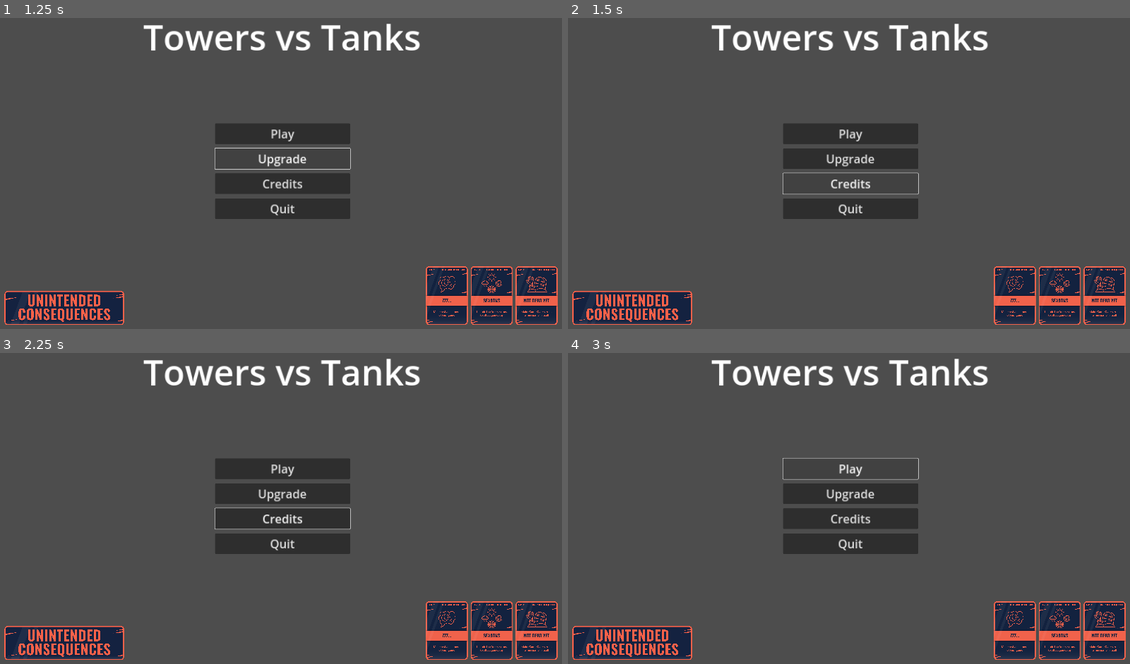
Above: before the commit, frames 1-4 (two rows, left to right).
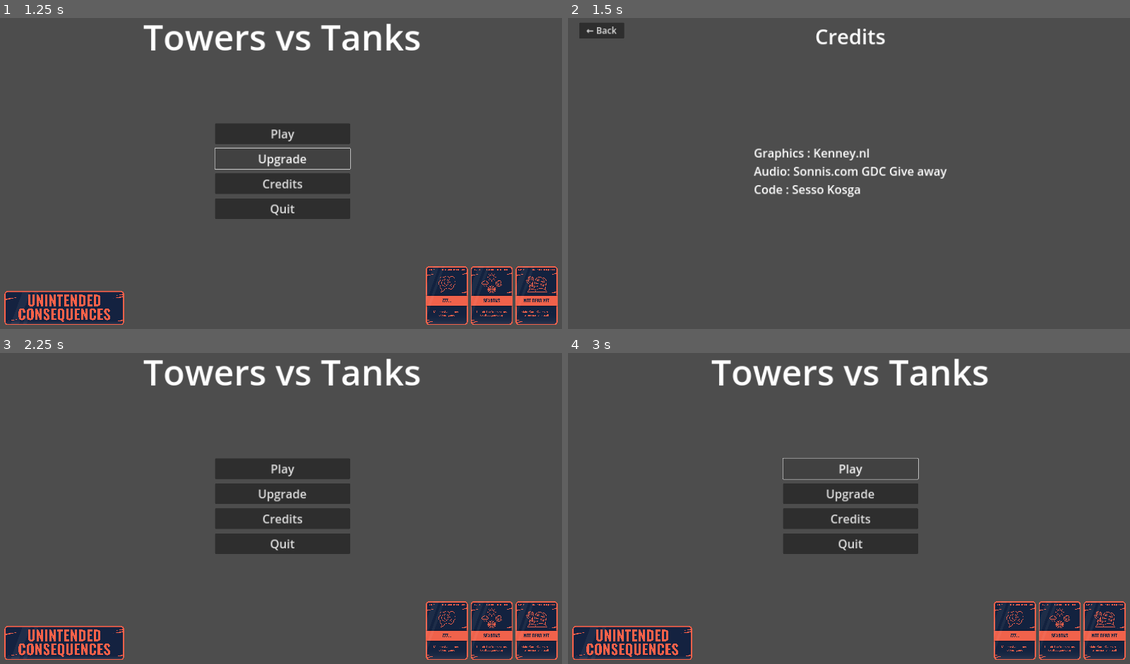
Above: after the commit, the same moments.

Repository: sessokosga/Towers-vs-Tanks
Game: Godot game, scene res://ui/home.tscn
Same seed, same stepped clock (60 frames per second), same inputs: the game is played once before the commit and once after it.
Inputs (mouse positions are in pixels of both pictures, inside the frame that each line leads up to):
- Up to frame 1 (1.25 s): click "Upgrade" at 0.5 s
- Up to frame 2 (1.5 s): click "Credits" at 1.25 s
- Up to frame 3 (2.25 s): click (33, 365) at 2 s, where only the run after the commit has a clickable "← Back"
- Up to frame 4 (3 s): click "Play" at 2.75 s

Frame 1 is identical in both runs. In frame 2, 14% of the frame differs, in the area x 0-100%, y 1-99%; in frame 3, 0.1%; in frame 4, nothing differs.

Commit message:
feat (ui): Added a loading screen

Diff:
--- /dev/null
+++ b/autoloads/top_ui.gd
@@ -0,0 +1,28 @@
+extends CanvasLayer
+
+@onready var loading_screen : Control = $"%LoadingScreen"
+@onready var back_btn : Button = $"%BackBtn"
+
+func show_loading_screen()->void:
+	back_btn.hide()
+	loading_screen.show()
+
+func hide_loading_screen()->void:
+	loading_screen.hide()
+
+func show_back_button()->void:
+	back_btn.show()
+
+func hide_back_button()->void:
+	back_btn.hide()
+
+func connect_to_back_button(callback:Callable)->void:
+	back_btn.pressed.connect(callback)
+
+func hide_all()->void:
+	loading_screen.hide()
+	back_btn.hide()
+
+# Called when the node enters the scene tree for the first time.
+func _ready() -> void:
+	hide_all()
--- /dev/null
+++ b/autoloads/top_ui.tscn
@@ -0,0 +1,42 @@
+[gd_scene load_steps=2 format=3 uid="uid://l8ghffm4ffln"]
+
+[ext_resource type="Script" path="res://autoloads/top_ui.gd" id="1_v56d1"]
+
+[node name="TopUI" type="CanvasLayer"]
+script = ExtResource("1_v56d1")
+
+[node name="LoadingScreen" type="Control" parent="."]
+unique_name_in_owner = true
+layout_mode = 3
+anchors_preset = 15
+anchor_right = 1.0
+anchor_bottom = 1.0
+grow_horizontal = 2
+grow_vertical = 2
+
+[node name="ColorRect" type="ColorRect" parent="LoadingScreen"]
+layout_mode = 1
+anchors_preset = 15
+anchor_right = 1.0
+anchor_bottom = 1.0
+grow_horizontal = 2
+grow_vertical = 2
+color = Color(0.162066, 0.162066, 0.162066, 1)
+
+[node name="Label" type="Label" parent="LoadingScreen"]
+layout_mode = 0
+offset_left = 106.0
+offset_top = 925.0
+offset_right = 292.0
+offset_bottom = 980.0
+theme_override_font_sizes/font_size = 40
+text = "Loading..."
+
+[node name="BackBtn" type="Button" parent="."]
+unique_name_in_owner = true
+offset_left = 38.0
+offset_top = 35.0
+offset_right = 191.0
+offset_bottom = 89.0
+theme_override_font_sizes/font_size = 30
+text = "← Back"
--- a/project.godot
+++ b/project.godot
@@ -16,6 +16,10 @@
 boot_splash/image="res://assets/GWJ-Full-Logo-tag-4k.png"
 config/icon="res://icon.svg"
 
+[autoload]
+
+TopUI="*res://autoloads/top_ui.tscn"
+
 [display]
 
 window/size/viewport_width=1920
--- /dev/null
+++ b/ui/credits.gd
@@ -0,0 +1,18 @@
+class_name Credits extends Control
+
+
+# Called when the node enters the scene tree for the first time.
+func _ready() -> void:
+	TopUI.hide_loading_screen()
+	TopUI.connect_to_back_button(_on_back_btn_pressed)
+	TopUI.show_back_button()
+	print("lolipop")
+	pass
+
+func _on_back_btn_pressed()->void:
+	TopUI.show_loading_screen()
+	get_tree().change_scene_to_file("res://ui/home.tscn")
+
+# Called every frame. 'delta' is the elapsed time since the previous frame.
+func _process(delta: float) -> void:
+	pass
--- a/credits.tscn
+++ b/ui/credits.tscn
@@ -1,4 +1,6 @@
-[gd_scene format=3 uid="uid://bhvwx47ug2y61"]
+[gd_scene load_steps=2 format=3 uid="uid://bhvwx47ug2y61"]
+
+[ext_resource type="Script" path="res://ui/credits.gd" id="1_ky25r"]
 
 [node name="Credits" type="Control"]
 layout_mode = 3
@@ -7,12 +9,7 @@
 anchor_bottom = 1.0
 grow_horizontal = 2
 grow_vertical = 2
-
-[node name="Label" type="Label" parent="."]
-layout_mode = 0
-offset_right = 40.0
-offset_bottom = 23.0
-text = "C"
+script = ExtResource("1_ky25r")
 
 [node name="Title" type="Label" parent="."]
 layout_mode = 1
--- a/ui/home.gd
+++ b/ui/home.gd
@@ -1,9 +1,28 @@
 extends Control
 
 
+@onready var home : Control = $"%Home"
+
+enum ScreenState {Home, Credits, Play, Upgrade}
+var current_screen:ScreenState :
+	set(new_state):
+		_change_state(new_state)
+		current_screen = new_state
+
+# Handle Screen state changes
+func _change_state(new_state : ScreenState)->void:
+	TopUI.hide_all()
+	home.hide()
+	match new_state:
+		ScreenState.Credits:
+			TopUI.show_loading_screen()
+			get_tree().change_scene_to_file("res://ui/credits.tscn")
+		ScreenState.Home:
+			home.show()
+
 # Called when the node enters the scene tree for the first time.
 func _ready() -> void:
-	pass # Replace with function body.
+	current_screen = ScreenState.Home
 
 
 # Called every frame. 'delta' is the elapsed time since the previous frame.
@@ -20,11 +39,11 @@
 
 
 func _on_credits_pressed() -> void:
-	pass # Replace with function body.
+	current_screen = ScreenState.Credits
 
 
 func _on_quit_pressed() -> void:
-	pass # Replace with function body.
+	get_tree().quit(0)
 
 
 func _on_back_pressed() -> void:
--- a/ui/home.tscn
+++ b/ui/home.tscn
@@ -13,7 +13,16 @@
 grow_vertical = 2
 script = ExtResource("1_wptgs")
 
-[node name="Title" type="Label" parent="."]
+[node name="Home" type="Control" parent="."]
+unique_name_in_owner = true
+layout_mode = 1
+anchors_preset = 15
+anchor_right = 1.0
+anchor_bottom = 1.0
+grow_horizontal = 2
+grow_vertical = 2
+
+[node name="Title" type="Label" parent="Home"]
 layout_mode = 1
 anchors_preset = 10
 anchor_right = 1.0
@@ -24,7 +33,7 @@
 horizontal_alignment = 1
 vertical_alignment = 1
 
-[node name="VBoxContainer" type="VBoxContainer" parent="."]
+[node name="VBoxContainer" type="VBoxContainer" parent="Home"]
 custom_minimum_size = Vector2(450, 0)
 layout_mode = 1
 anchors_preset = 8
@@ -33,38 +42,38 @@
 anchor_right = 0.5
 anchor_bottom = 0.5
 offset_left = -229.5
-offset_top = -120.0
+offset_top = -162.5
 offset_right = 229.5
-offset_bottom = 120.0
+offset_bottom = 162.5
 grow_horizontal = 2
 grow_vertical = 2
 theme_override_constants/separation = 15
 
-[node name="Play" type="Button" parent="VBoxContainer"]
+[node name="Play" type="Button" parent="Home/VBoxContainer"]
 custom_minimum_size = Vector2(0, 70)
 layout_mode = 2
 theme_override_font_sizes/font_size = 40
 text = "Play"
 
-[node name="Upgrade" type="Button" parent="VBoxContainer"]
+[node name="Upgrade" type="Button" parent="Home/VBoxContainer"]
 custom_minimum_size = Vector2(0, 70)
 layout_mode = 2
 theme_override_font_sizes/font_size = 40
 text = "Upgrade"
 
-[node name="Credits" type="Button" parent="VBoxContainer"]
+[node name="Credits" type="Button" parent="Home/VBoxContainer"]
 custom_minimum_size = Vector2(0, 70)
 layout_mode = 2
 theme_override_font_sizes/font_size = 40
 text = "Credits"
 
-[node name="Quit" type="Button" parent="VBoxContainer"]
+[node name="Quit" type="Button" parent="Home/VBoxContainer"]
 custom_minimum_size = Vector2(0, 70)
 layout_mode = 2
 theme_override_font_sizes/font_size = 40
 text = "Quit"
 
-[node name="Theme" type="TextureRect" parent="."]
+[node name="Theme" type="TextureRect" parent="Home"]
 layout_mode = 0
 offset_left = 15.0
 offset_top = 948.0
@@ -74,7 +83,7 @@
 expand_mode = 3
 stretch_mode = 5
 
-[node name="Wildcards" type="TextureRect" parent="."]
+[node name="Wildcards" type="TextureRect" parent="Home"]
 layout_mode = 0
 offset_left = 1447.0
 offset_top = 864.0
@@ -84,27 +93,7 @@
 expand_mode = 3
 stretch_mode = 5
 
-[node name="LoadingScreen" type="CanvasLayer" parent="."]
-unique_name_in_owner = true
-visible = false
-
-[node name="ColorRect" type="ColorRect" parent="LoadingScreen"]
-anchors_preset = 15
-anchor_right = 1.0
-anchor_bottom = 1.0
-grow_horizontal = 2
-grow_vertical = 2
-color = Color(0.162066, 0.162066, 0.162066, 1)
-
-[node name="Label" type="Label" parent="LoadingScreen"]
-offset_left = 106.0
-offset_top = 925.0
-offset_right = 168.0
-offset_bottom = 948.0
-theme_override_font_sizes/font_size = 40
-text = "Loading..."
-
-[connection signal="pressed" from="VBoxContainer/Play" to="." method="_on_play_pressed"]
-[connection signal="pressed" from="VBoxContainer/Upgrade" to="." method="_on_upgrade_pressed"]
-[connection signal="pressed" from="VBoxContainer/Credits" to="." method="_on_credits_pressed"]
-[connection signal="pressed" from="VBoxContainer/Quit" to="." method="_on_quit_pressed"]
+[connection signal="pressed" from="Home/VBoxContainer/Play" to="." method="_on_play_pressed"]
+[connection signal="pressed" from="Home/VBoxContainer/Upgrade" to="." method="_on_upgrade_pressed"]
+[connection signal="pressed" from="Home/VBoxContainer/Credits" to="." method="_on_credits_pressed"]
+[connection signal="pressed" from="Home/VBoxContainer/Quit" to="." method="_on_quit_pressed"]
